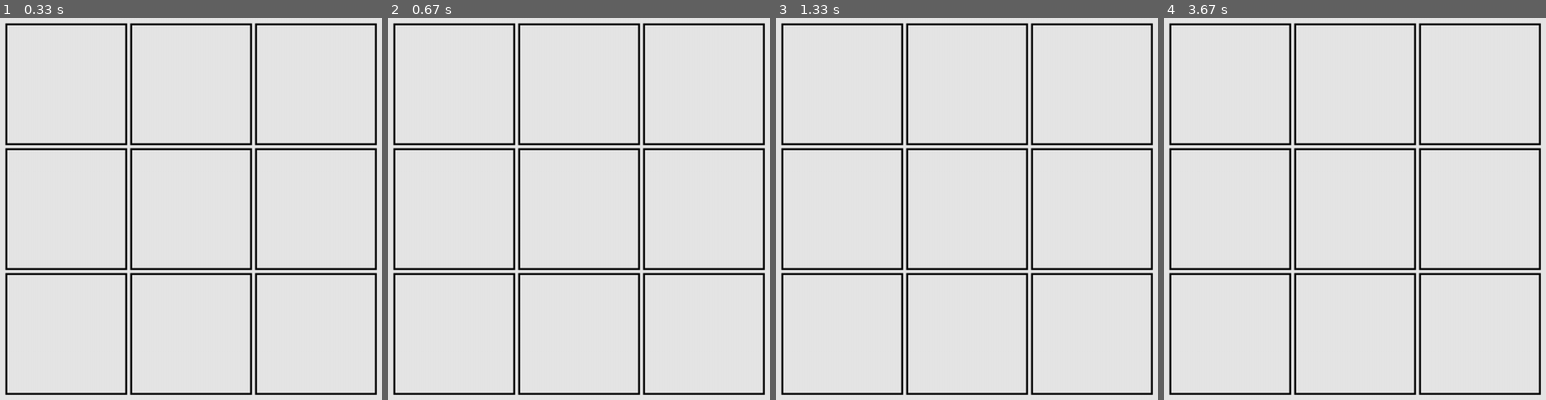
Above: before the commit, frames 1-4 (left to right).
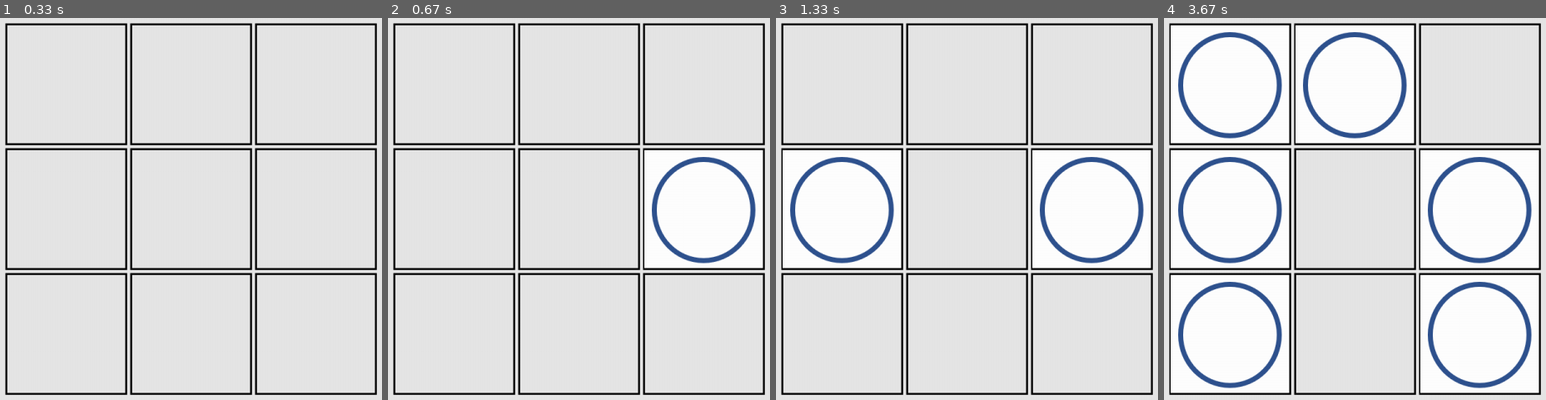
Above: after the commit, the same moments.

Repository: Chen-Carl/pygame-Tic-Tac-Toe
Game: pygame game, started from chess_main.py
Two runs of this game, one before a commit and one after it. Both use one fixed random seed, a clock stepped at 60 frames per second and the inputs below.
Inputs (mouse positions are in pixels of both pictures, inside the frame that each line leads up to):
- Up to frame 1 (0.33 s): no input
- Up to frame 2 (0.67 s): click (735, 243) at 0.38 s
- Up to frame 3 (1.33 s): click (outside the picture) at 0.72 s; click (894, 166) at 1.05 s
- Up to frame 4 (3.67 s): click (1316, 56) at 1.38 s; click (1335, 144) at 1.72 s; click (1477, 373) at 2.05 s; click (outside the picture) at 2.38 s; click (1228, 132) at 3.22 s; click (1267, 289) at 3.55 s

Frame 1 is identical in both runs. In frame 2, 7.5% of the frame differs, in the area x 67-99%, y 34-66%; in frame 3, 15%; in frame 4, 45%, in the area x 1-99%, y 1-99%.

Commit message:
place pieces

Diff:
--- a/chess_main.py
+++ b/chess_main.py
@@ -1,9 +1,12 @@
 import sys
 import pygame
+from pygame.sprite import Group
 
 import game_functions as gf
 from settings import Settings
 from chessboard import Chessboard
+from piece import Piece
+
 
 
 def run_game():
@@ -13,13 +16,14 @@
     pygame.display.set_caption("Tic-Tac-Toe")
 
     chessboard = Chessboard(screen)
+    pieces = Group()
 
     # event loop
     while True:
         # listening events from mouse and keyboard
-        gf.check_events()
+        gf.check_events(chessboard.screen, chessboard, pieces)
 
         # visualize
-        gf.update_screen(ai_settings, screen, chessboard)
+        gf.update_screen(ai_settings, screen, chessboard, pieces)
 
 run_game()
--- a/chessboard.py
+++ b/chessboard.py
@@ -15,6 +15,7 @@
         box8 = [450, 250, 195, 195]
         box9 = [450, 450, 195, 195]
         self.boxes = [box1, box2, box3, box4, box5, box6, box7, box8, box9]
+        self.boxes_status = [0, 0, 0, 0, 0, 0, 0, 0, 0]
 
     def blit_board(self):
         for i in range(0, 9):
--- a/game_functions.py
+++ b/game_functions.py
@@ -1,15 +1,56 @@
 import sys
 import pygame
 
+from chessboard import Chessboard
+from piece import Piece
 
-def check_events():
+
+def check_events(screen, chessboard, pieces):
     for event in pygame.event.get():
         if event.type == pygame.QUIT:
             sys.exit()
+        elif event.type == pygame.MOUSEBUTTONDOWN:
+            mouse_x, mouse_y = pygame.mouse.get_pos()
+            new_piece(screen, chessboard, mouse_x, mouse_y, pieces)
 
-
-
-def update_screen(ai_settings, screen, chessboard):
+def update_screen(ai_settings, screen, chessboard, pieces):
     screen.fill(ai_settings.bg_color)
     chessboard.blit_board()
+    for piece in pieces.sprites():
+        piece.blit_piece()
     pygame.display.flip()
+
+def new_piece(screen, chessboard, mouse_x, mouse_y, pieces):
+
+    if mouse_x > 50 and mouse_x < 50 + 195:
+        i = 0
+    elif mouse_x > 250 and mouse_x < 250 + 195:
+        i = 1
+    elif mouse_x > 450 and mouse_x < 450 + 195:
+        i = 2
+    else:
+        i = -1
+
+    if mouse_y > 50 and mouse_y < 50 + 195:
+        j = 0
+    elif mouse_y > 250 and mouse_y < 250 + 195:
+        j = 1
+    elif mouse_y > 450 and mouse_y < 450 + 195:
+        j = 2
+    else:
+        j = -1
+
+    index = i * 3 + j
+    if index >= 0 and chessboard.boxes_status[index] == 0:
+        # get the position to place a new piece
+        rect_x = chessboard.boxes[index][0] + 97
+        rect_y = chessboard.boxes[index][1] + 192
+        print(rect_x, rect_y)
+        chessboard.boxes_status[index] = 1
+        piece = Piece(screen, rect_x, rect_y)
+        pieces.add(piece)
+
+    elif index >= 0 and chessboard.boxes_status[index] == 1:
+        pass
+    elif index < 0:
+        pass
--- /dev/null
+++ b/piece.py
@@ -0,0 +1,17 @@
+import pygame
+from pygame.sprite import Sprite
+
+class Piece(Sprite):
+    def __init__(self, screen, rect_x, rect_y):
+        super().__init__()
+        self.screen = screen
+        # if self.choose == 0:
+        self.image = pygame.image.load("images/circle.png")
+        # elif self.choose == 1:
+        #     self.image = pygame.image.load("images/cross.png")
+        self.rect = self.image.get_rect()
+        self.rect.centerx = rect_x
+        self.rect.bottom = rect_y
+
+    def blit_piece(self):
+        self.screen.blit(self.image, self.rect)
Binary file added: images/circle.png
Binary file added: images/cross.png
